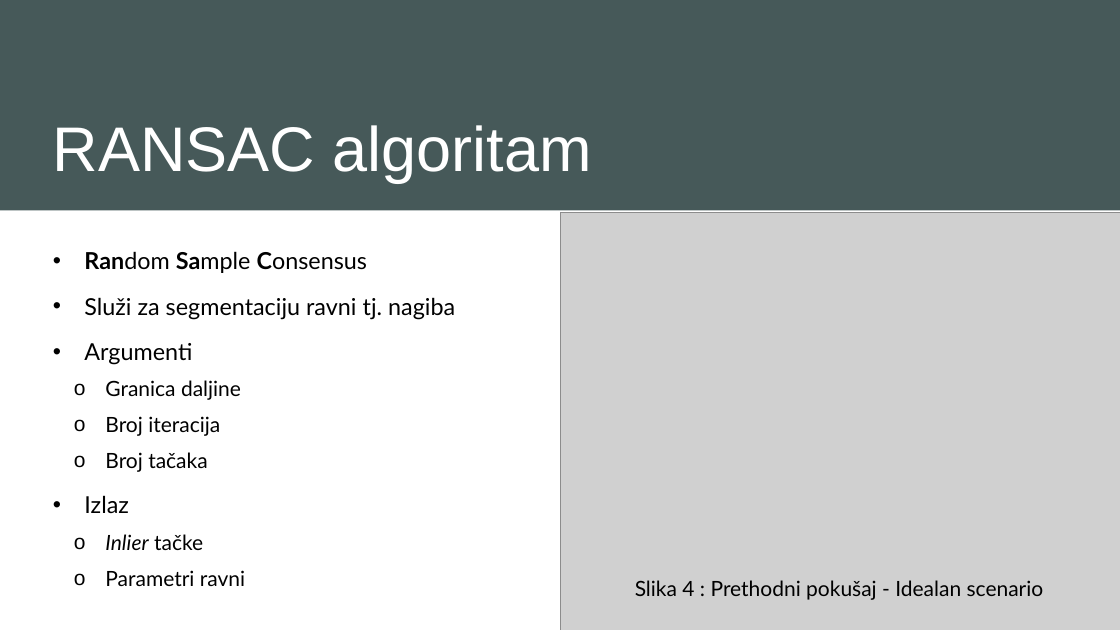
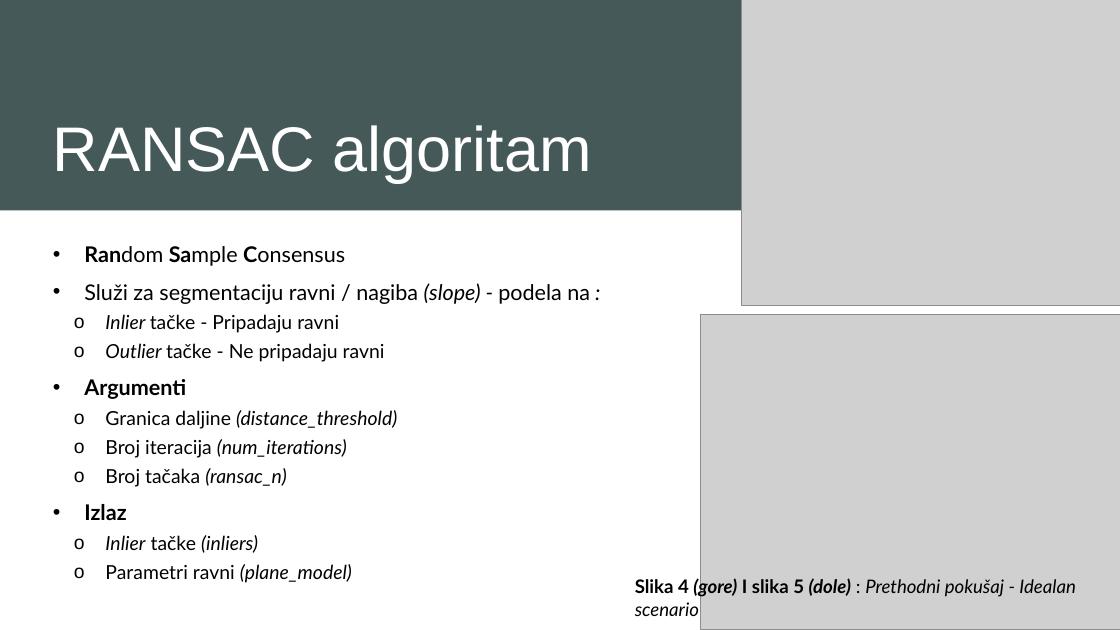
Before and after one commit to petarstamenkovic/Blueberry-Weed-Detection, a slide deck: slide 7 of weed_segmentaion/docs/BlueberryBank.pptx. Drawn at 1120x630 pixels with LibreOffice and Linux fonts; fonts in the diff are those of the drawing; grey boxes stand for pictures. Boxes give left, top, right and bottom in pixels: in the first picture for what was removed or moved away, otherwise in the second. Text is boxed around its words. In the diff, an @@ line names an element or a change of style, - is before the commit and + after.

```diff
--- a/weed_segmentaion/docs/BlueberryBank.pptx
+++ b/weed_segmentaion/docs/BlueberryBank.pptx
@@ picture added at [742, 0, 1120, 305] @@
@@ text at [84, 246, 345, 520]: size 20 to 18.5 pt in "Random Sample Consensus", "Argumenti", "Izlaz"; bold on in "Argumenti", "Izlaz"; line spacing 1.2 to 1 @@
@@ text at [84, 283, 590, 362]: text changed; size 20 to 16.6 pt @@
-• Služi za segmentaciju ravni tj. nagiba
+• Služi za segmentaciju ravni / nagiba (slope) - podela na :
+  o Inlier tačke - Pripadaju ravni
+  o Outlier tačke - Ne pripadaju ravni
@@ picture: place and size @@
-picture at [560, 213, 1120, 630]
+picture at [701, 315, 1120, 630]
@@ text at [105, 410, 397, 487]: text changed; size 18 to 16.6 pt; italic on @@
-  o Granica daljine
-  o Broj iteracija
-  o Broj tačaka
+  o Granica daljine (distance_threshold)
+  o Broj iteracija (num_iterations)
+  o Broj tačaka (ransac_n)
@@ text at [105, 535, 352, 583]: text changed; size 18 to 16.6 pt; italic on @@
-  o Inlier tačke
-  o Parametri ravni
+  o Inlier tačke (inliers)
+  o Parametri ravni (plane_model)
@@ text at [635, 577, 1076, 616]: text changed; size 18 to 16 pt; italic on @@
-Slika 4 : Prethodni pokušaj - Idealan scenario
+Slika 4 (gore) I slika 5 (dole) : Prethodni pokušaj - Idealan scenario
```
Also in this commit, not shown: 6 other slides changed, 2 slides added, 1 slide removed, 3 other files.
